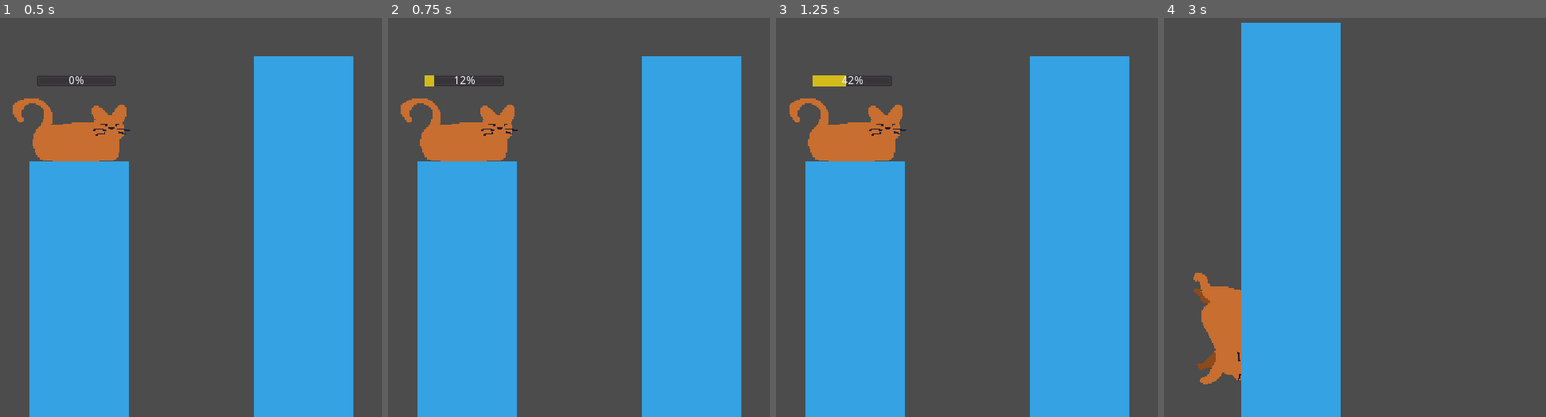
Above: before the commit, frames 1-4 (left to right).
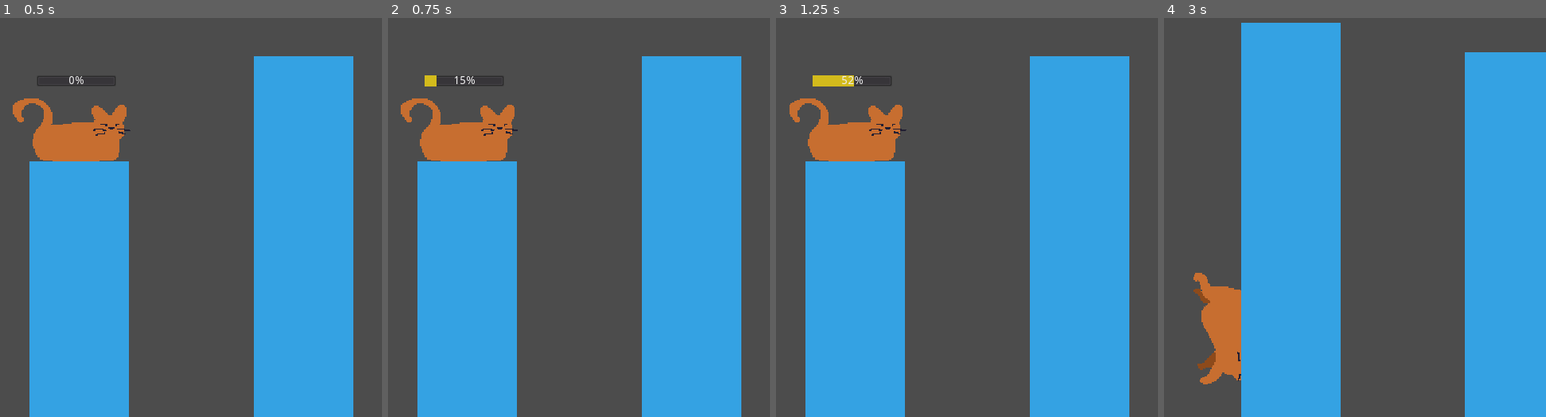
Above: after the commit, the same moments.

Repository: zMenta/Godot-Projects
Game: Godot game, scene res://Scenes/Main.tscn
Same seed, same stepped clock (60 frames per second), same inputs: the game is played once before the commit and once after it.
Inputs (mouse positions are in pixels of both pictures, inside the frame that each line leads up to):
- Up to frame 1 (0.5 s): no input
- Up to frame 2 (0.75 s): move the mouse to (663, 101) at 0.52 s; press the mouse at (663, 101) at 0.53 s
- Up to frame 3 (1.25 s): no input
- Up to frame 4 (3 s): move the mouse to (1278, 157) at 1.27 s; release the mouse at (1278, 157) at 1.28 s; click (1278, 157) at 1.35 s; move the mouse to (outside the picture) at 2.02 s; press the mouse at (outside the picture) at 2.03 s; move the mouse to (1335, 245) at 2.77 s; release the mouse at (1335, 245) at 2.78 s; click (1335, 245) at 2.85 s

Frame 1 is identical in both runs. In frame 2, less than 0.1% of the frame differs, in the area x 12-21%, y 14-18%; in frame 3, less than 0.1%; in frame 4, 19%, in the area x 78-100%, y 8-100%.

Commit message:
compidis's quest progress | camera

Diff:
--- a/Compidi's Quest/Scenes/Main.tscn
+++ b/Compidi's Quest/Scenes/Main.tscn
@@ -18,3 +18,12 @@
 
 [node name="Block2" parent="Blocks" instance=ExtResource( 2 )]
 position = Vector2( 285, 225 )
+
+[node name="Block3" parent="Blocks" instance=ExtResource( 2 )]
+position = Vector2( 566, 262 )
+
+[node name="Block4" parent="Blocks" instance=ExtResource( 2 )]
+position = Vector2( 872, 390 )
+
+[node name="Block5" parent="Blocks" instance=ExtResource( 2 )]
+position = Vector2( 1177, 290 )
--- a/Compidi's Quest/Scenes/Player.tscn
+++ b/Compidi's Quest/Scenes/Player.tscn
@@ -58,7 +58,7 @@
 margin_right = 56.0
 margin_bottom = -55.0
 theme = SubResource( 5 )
-max_value = 1000.0
+max_value = 800.0
 
 [node name="Camera2D" type="Camera2D" parent="."]
 offset = Vector2( 150, 0 )
--- a/Compidi's Quest/Scripts/Main.gd
+++ b/Compidi's Quest/Scripts/Main.gd
@@ -2,14 +2,7 @@
 
 func _on_point_made():
 	print("point made!")
-
 	$Player.set_sleeping(true)
-
-onready var player = $Player
-
-func _physics_process(delta: float) -> void:
-	print(player.linear_velocity)
-
 
 
 func _on_player_jump(speed_x) -> float:
